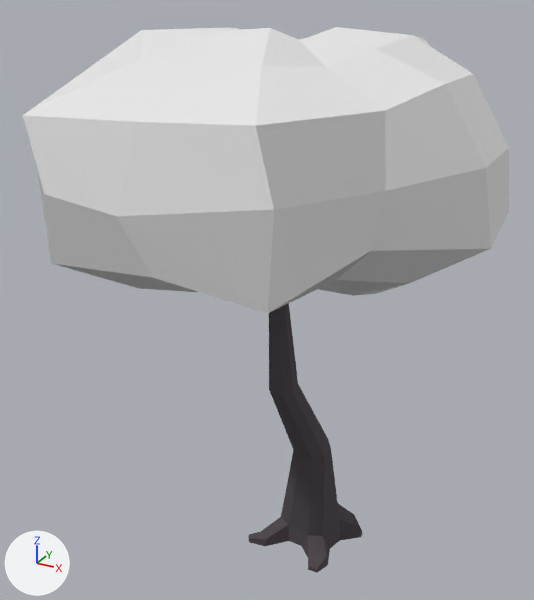
An edit to the glTF model fasc-sim-map/Map/Environ/leafy_tree_1.gltf, drawn before and after from the same camera.
The view is the same before and after, from a 50 mm camera at (4.12, -8.55, 8.19) aimed at (-0.18, -0.74, 4.28). The axes (+X, +Y, +Z) are drawn at lower left. The lights are the same throughout. Where no turn or scale is listed for an object, it has been applied to the vertices.

The first picture shows 'Leaves', 'Trunk-col'.
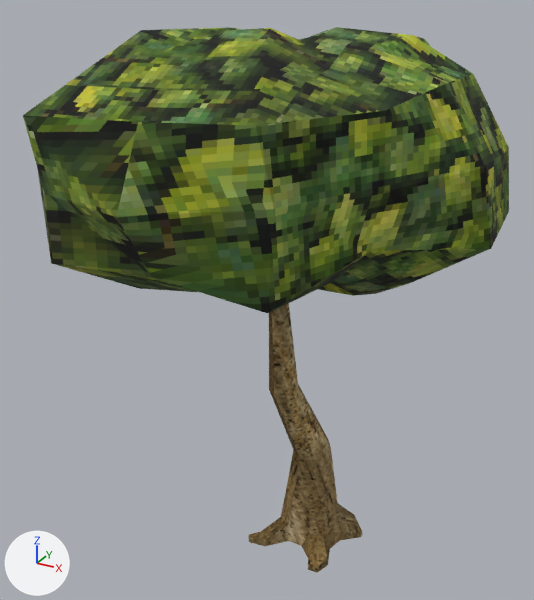
Location of each change, (x1, y1, x2, y2) in pixels of the pictures (534 x 600 px):
'Leaves', surface changed (white to green): (23, 27, 509, 313) in both
'Trunk-col', surface changed (black to brown): (248, 303, 363, 573) in both

Edits to the bpy script that builds the scene:
```text
Add img_leaves_1:
    img_leaves_1 = load_image('leaves_1', '_unpacked/leaves_1', 512, 512, 'sRGB')
Add img_brown_bark_1:
    img_brown_bark_1 = load_image('brown_bark_1', '_unpacked/brown_bark_1', 512, 512, 'sRGB')
Change mat_wood:
    remove mat_wood.base_color = (0.0766, 0.0627, 0.0729)  # dark grey #4e474c
    add mat_wood.texture = img_brown_bark_1
Change mat_leaves:
    remove mat_leaves.base_color = (0.8, 0.8, 0.8)  # white #e7e7e7
    add mat_leaves.texture = img_leaves_1
```
